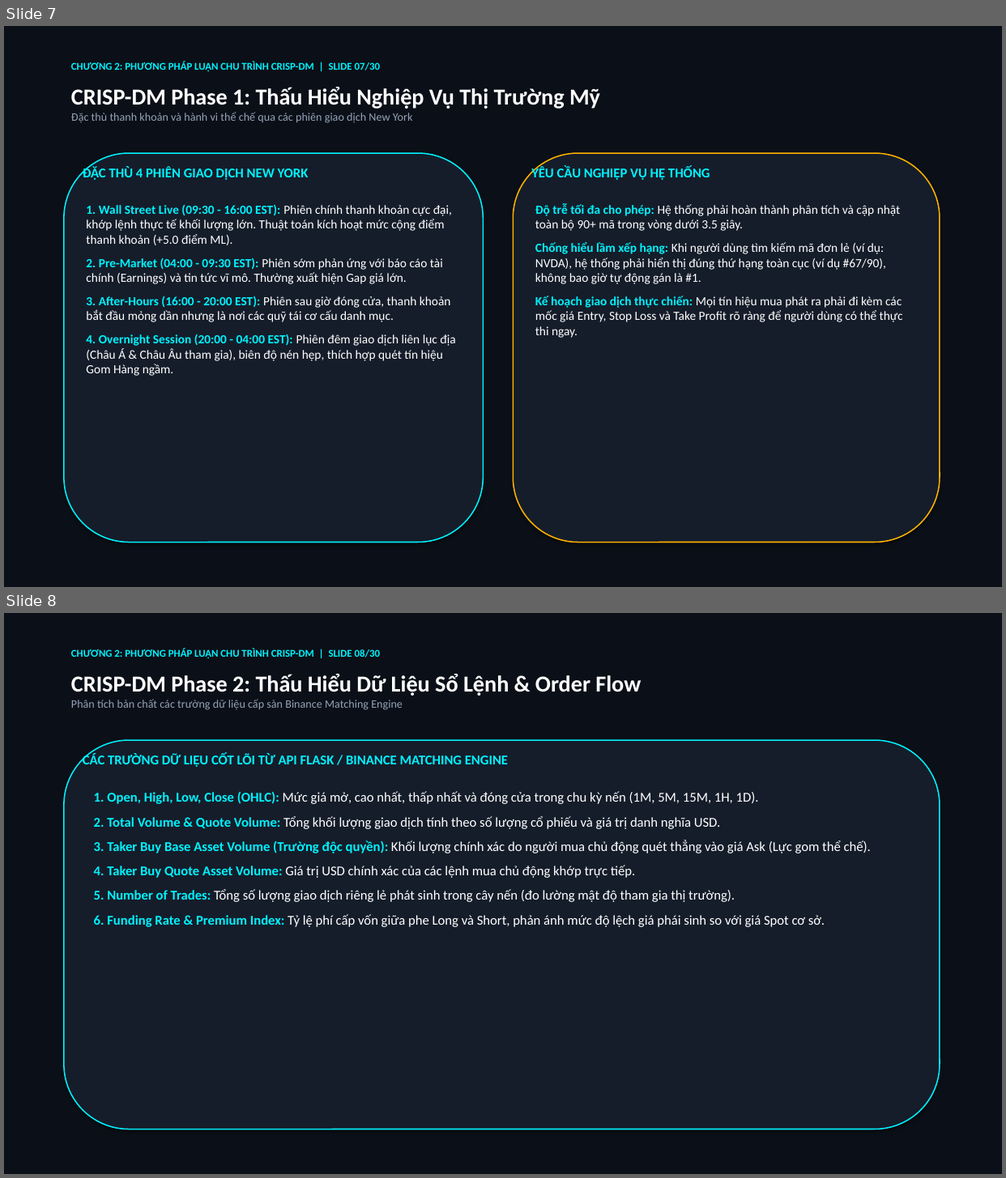
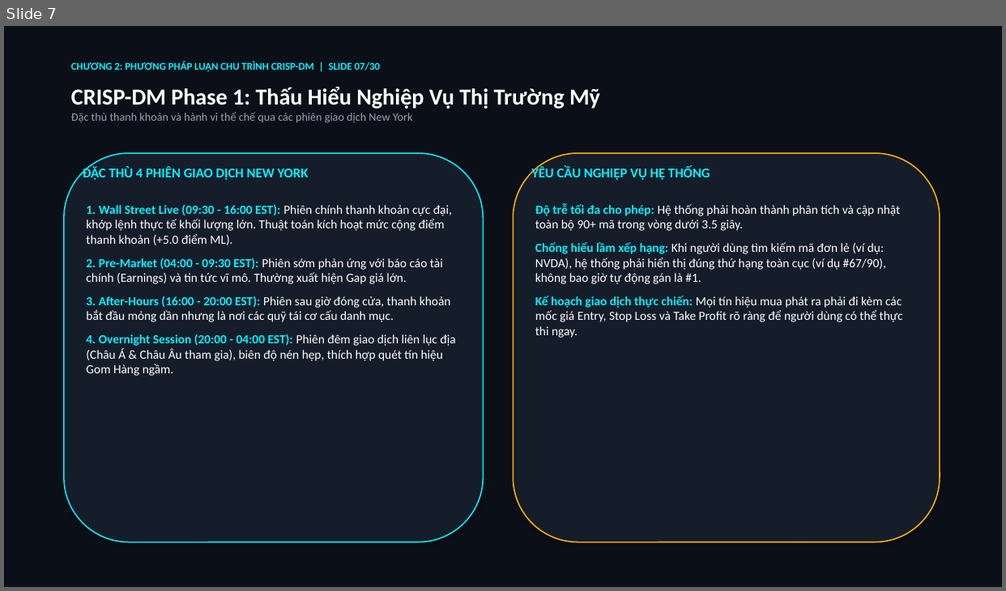
Before and after one commit to sinhnguyen1411/us-stock-machine-learning-scanners, a slide deck: final_project_us_stock_30_slides.pptx. Shown one above the other, each under a label of ours: slides 7 and 8 before the commit, slide 7 after it. The pictures are 1006x1178 and 1006x591 pixels, drawn with LibreOffice and Linux fonts; fonts in the diff are those of the drawing. Boxes give left, top, right and bottom in pixels: in the first picture for what was removed or moved away, otherwise in the second. Text is boxed around its words. In the diff, an @@ line names an element or a change of style, - is before the commit and + after.

Commit message:
feat(slides): embed actual CSV dataset sample image into Slide 8 (CRISP-DM Phase 2) in both PPTX and live web deck

```diff
--- a/final_project_us_stock_30_slides.pptx
+++ b/final_project_us_stock_30_slides.pptx
@@ slide 8 removed at [4,613,1002,1174], background #0B0F17 @@
@@ text removed at [71,648,380,658] @@
-CHƯƠNG 2: PHƯƠNG PHÁP LUẬN CHU TRÌNH CRISP-DM | SLIDE 08/30
@@ text removed at [71,674,641,710] @@
-CRISP-DM Phase 2: Thấu Hiểu Dữ Liệu Sổ Lệnh & Order Flow
-Phân tích bản chất các trường dữ liệu cấp sàn Binance Matching Engine
@@ rounded rectangle removed at [64,740,940,1130] @@
@@ text removed at [83,754,508,767] @@
-CÁC TRƯỜNG DỮ LIỆU CỐT LÕI TỪ API FLASK / BINANCE MATCHING ENGINE
@@ text removed at [94,791,871,927] @@
-1. Open, High, Low, Close (OHLC): Mức giá mở, cao nhất, thấp nhất và đóng cửa trong chu kỳ nến (1M, 5M, 15M, 1H, 1D).
-2. Total Volume & Quote Volume: Tổng khối lượng giao dịch tính theo số lượng cổ phiếu và giá trị danh nghĩa USD.
-3. Taker Buy Base Asset Volume (Trường độc quyền): Khối lượng chính xác do người mua chủ động quét thẳng vào giá Ask (Lực gom thể chế).
-4. Taker Buy Quote Asset Volume: Giá trị USD chính xác của các lệnh mua chủ động khớp trực tiếp.
-5. Number of Trades: Tổng số lượng giao dịch riêng lẻ phát sinh trong cây nến (đo lường mật độ tham gia thị trường).
-6. Funding Rate & Premium Index: Tỷ lệ phí cấp vốn giữa phe Long và Short, phản ánh mức độ lệch giá phái sinh so với giá Spot cơ sở.
```
Also in this commit, not shown: 1 slide added, 2 other files.
